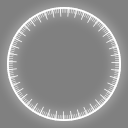
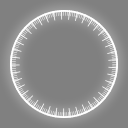
Layered file, before and after one edit (128×128). Changes by layer:
painted on "Ellipse 1 copy 2" over (x1=7, y1=7, x2=121, y2=121)
painted on "Ellipse 1 copy" over (x1=7, y1=7, x2=121, y2=121)
painted on "Ellipse 1" over (x1=7, y1=7, x2=121, y2=121)
